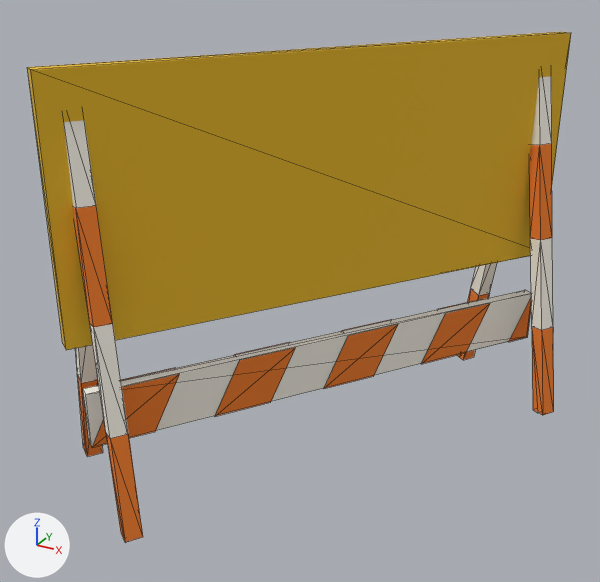
The glTF model apps/web/public/models/barricade.glb as it was, and as the next commit left it.
The view is the same before and after, from a camera (50 mm lens) standing at (1.5, -2.99, 2.18) and looking at (-0.08, -0.12, 0.74). The lights are fixed; the arrows at lower left show +X, +Y and +Z. The older version comes first. Mesh edges are drawn as thin lines. Vertices at exactly the same position are counted once.

Objects in the first picture: 'barricade'.
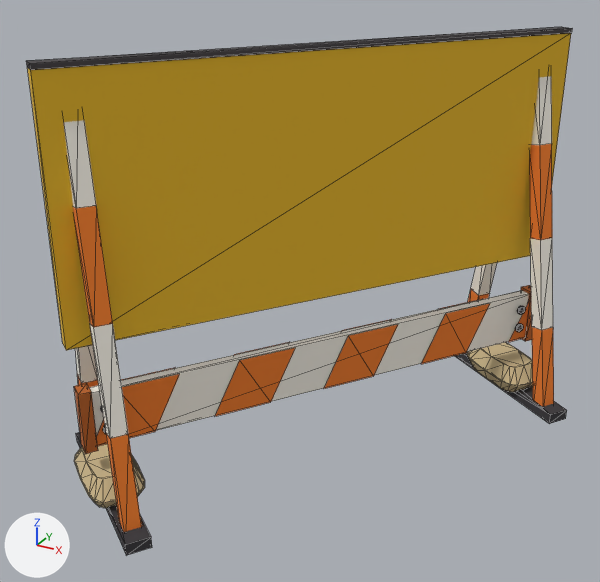
Pixel boxes [x1, y1, x2, y2] of what changed, in the pictures (600 x 582 px):
'barricade', reshaped
    before: [27, 32, 571, 542]
    after: [26, 27, 573, 555]
part 1 of me_barricade, added
    after: [74, 374, 152, 555]
part 2 of me_barricade, added
    after: [455, 285, 567, 424]
part 3 of me_barricade, added
    after: [26, 27, 573, 350]

Patch to the scene script:
```diff
--- a/apps/web/public/models/barricade.glb.py
+++ b/apps/web/public/models/barricade.glb.py
@@ mat_c_4a4648 @@
+mat_c_4a4648 = principled_material('c_4a4648')
+mat_c_4a4648.base_color = (0.0685, 0.0612, 0.0648)  # dark grey #4a4648
+mat_c_4a4648.roughness = 1.0
@@ mat_c_cdb88c @@
+mat_c_cdb88c = principled_material('c_cdb88c')
+mat_c_cdb88c.base_color = (0.61, 0.479, 0.262)  # beige #cdb88c
+mat_c_cdb88c.roughness = 1.0
@@ mat_c_3a383c @@
+mat_c_3a383c = principled_material('c_3a383c')
+mat_c_3a383c.base_color = (0.0423, 0.0395, 0.0452)  # dark grey #3a383c
+mat_c_3a383c.roughness = 1.0
@@ mat_c_bd6528 @@
+mat_c_bd6528 = principled_material('c_bd6528')
+mat_c_bd6528.base_color = (0.509, 0.13, 0.0212)  # orange #bd6528
+mat_c_bd6528.roughness = 1.0
@@ me_barricade @@
 # used by ob_barricade; location = (0.0, 0.0, 0.0)
-me_barricade.from_pydata(...)  # 150 vertices, 222 faces; spans x -0.9..0.9, y -1.08..1.08, z 0.0..1.75
+me_barricade.from_pydata(...)  # 358 vertices, 654 faces; spans x -0.96..0.96, y -1.13..1.13, z 0.0..1.77
+# me_barricade part 1: 100 vertices added at x -0.96..-0.22, y -1.13..-0.56, z 0.0..0.54
+# me_barricade part 2: 100 vertices added at x 0.22..0.96, y 0.56..1.13, z 0.0..0.54
+# me_barricade part 3: 8 vertices added at x -0.66..0.71, y -0.98..0.94, z 1.75..1.77
 me_barricade.materials.append(mat_c_e9b92a)
@@ me_barricade @@
 me_barricade.materials.append(mat_c_f6f1e6)
+me_barricade.materials.append(mat_c_3a383c)  # dark grey #3a383c
+me_barricade.materials.append(mat_c_cdb88c)  # beige #cdb88c
+me_barricade.materials.append(mat_c_bd6528)  # orange #bd6528
+me_barricade.materials.append(mat_c_4a4648)  # dark grey #4a4648
```
